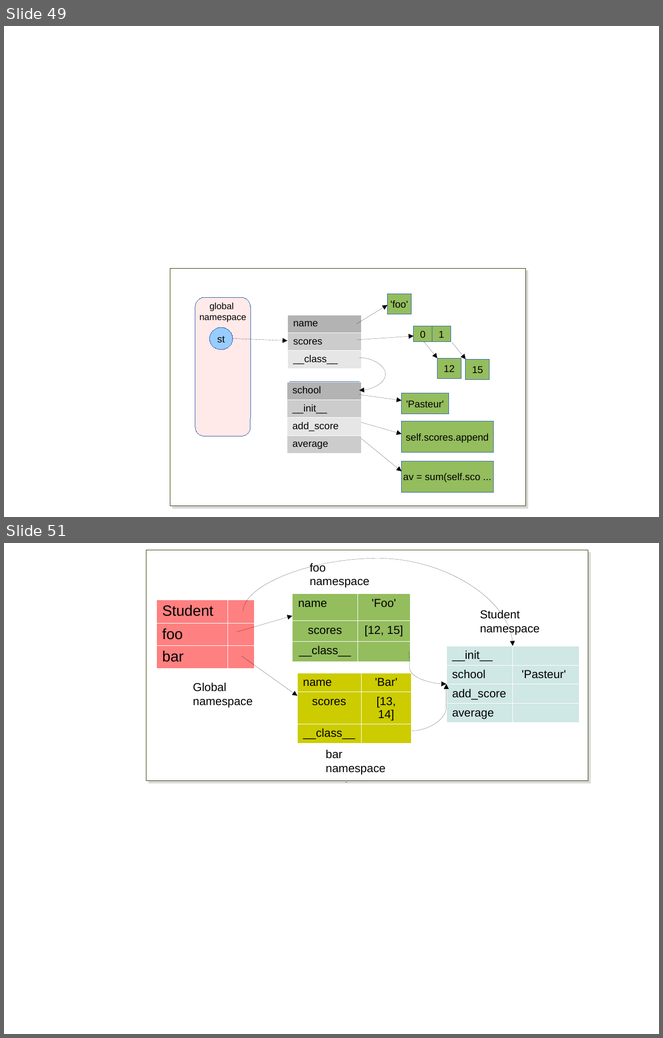
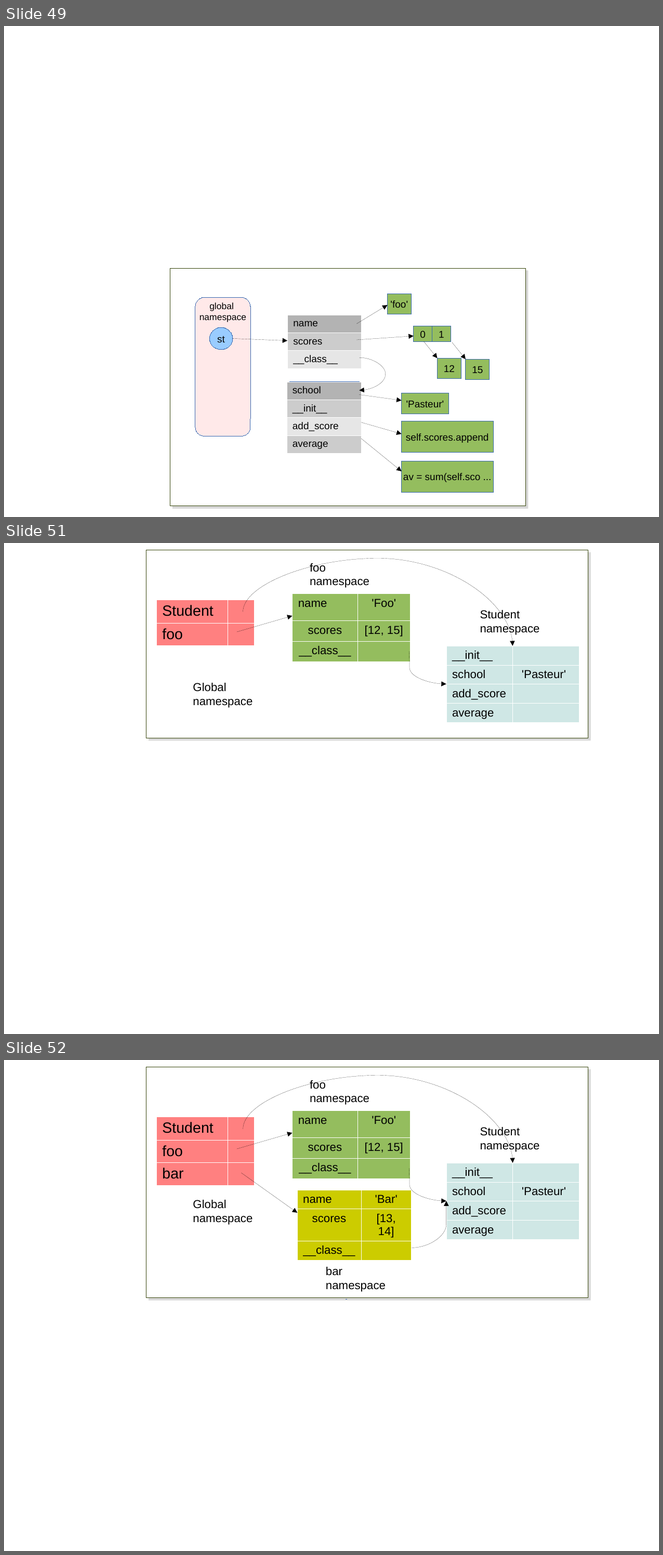
Before and after one commit to C3BI-pasteur-fr/python-course-1, a slide deck: figures.odp. Shown one above the other, each under a label of ours: slides 49 and 51 before the commit, slides 49, 51 and 52 after it; the slides between them are not shown. The pictures are 663x1038 and 663x1555 pixels, drawn with LibreOffice and Linux fonts; fonts in the diff are those of the drawing. Boxes give left, top, right and bottom in pixels: in the first picture for what was removed or moved away, otherwise in the second. Text is boxed around its words. In the diff, an @@ line names an element or a change of style, - is before the commit and + after.

```diff
--- a/figures.odp
+++ b/figures.odp
@@ slide 51 added at (4,543,659,1034), background #FFFFFF @@
@@ rectangle added at (146,550,588,738), fill #FFFFFF, outline #314004 0.71 pt @@
@@ curved arrow added from (243, 612) to (513, 646), #000000 0 pt @@
@@ text added at (310,563,370,588), 14 pt, text #000000 @@
+foo
+namespace
@@ table added at (156,600,254,645), 2 rows, 2 columns @@
+Student | 
+foo | 
@@ table added at (293,593,410,662), 3 rows, 2 columns @@
+name | 'Foo'
+scores | [12, 15]
+__class__ | 
@@ arrow added from (237, 632) to (293, 616), #000000 0 pt @@
@@ text added at (480,610,540,635), 14 pt, text #000000 @@
+Student
+namespace
@@ rectangle added at (347,644,409,658), fill #729FCF, outline #3465AF 0 pt @@
@@ curved arrow added from (410, 651) to (447, 684), #000000 0 pt @@
@@ table added at (447,646,580,722), 4 rows, 2 columns @@
+__init__ | 
+school | 'Pasteur'
+add_score | 
+average | 
@@ text added at (193,683,253,708), 14 pt, text #000000 @@
+Global
+namespace
@@ what was slide 51 is now slide 52 @@
```
Also in this commit, not shown: 3 slides changed, 3 other slides added.
